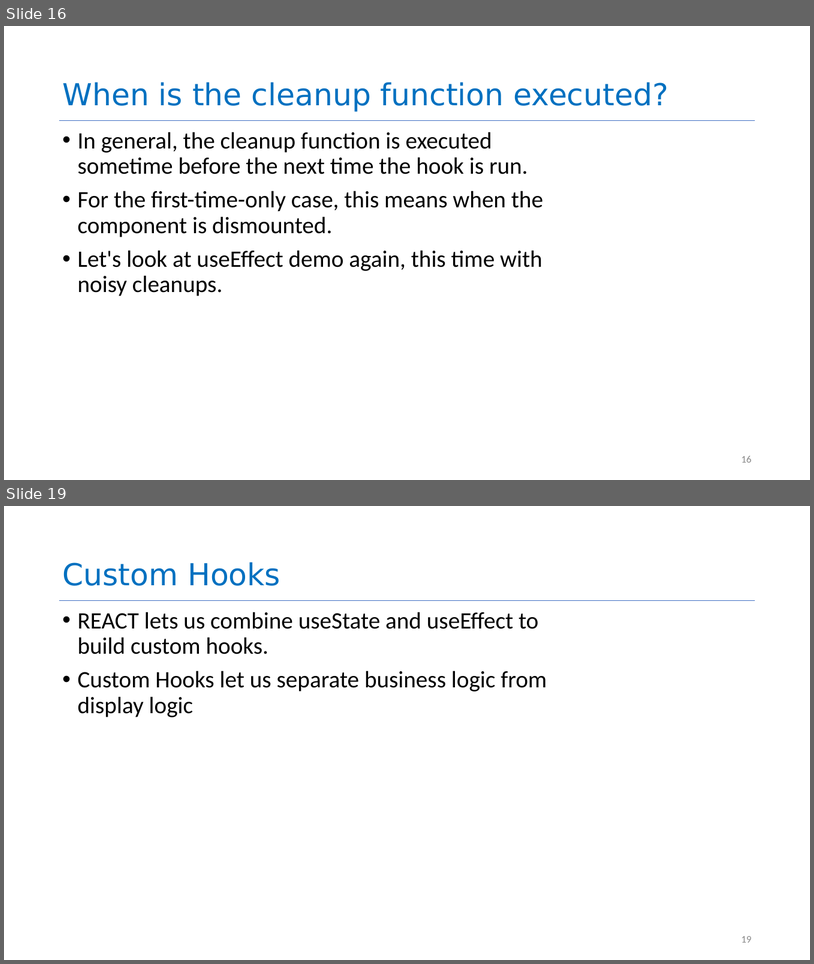
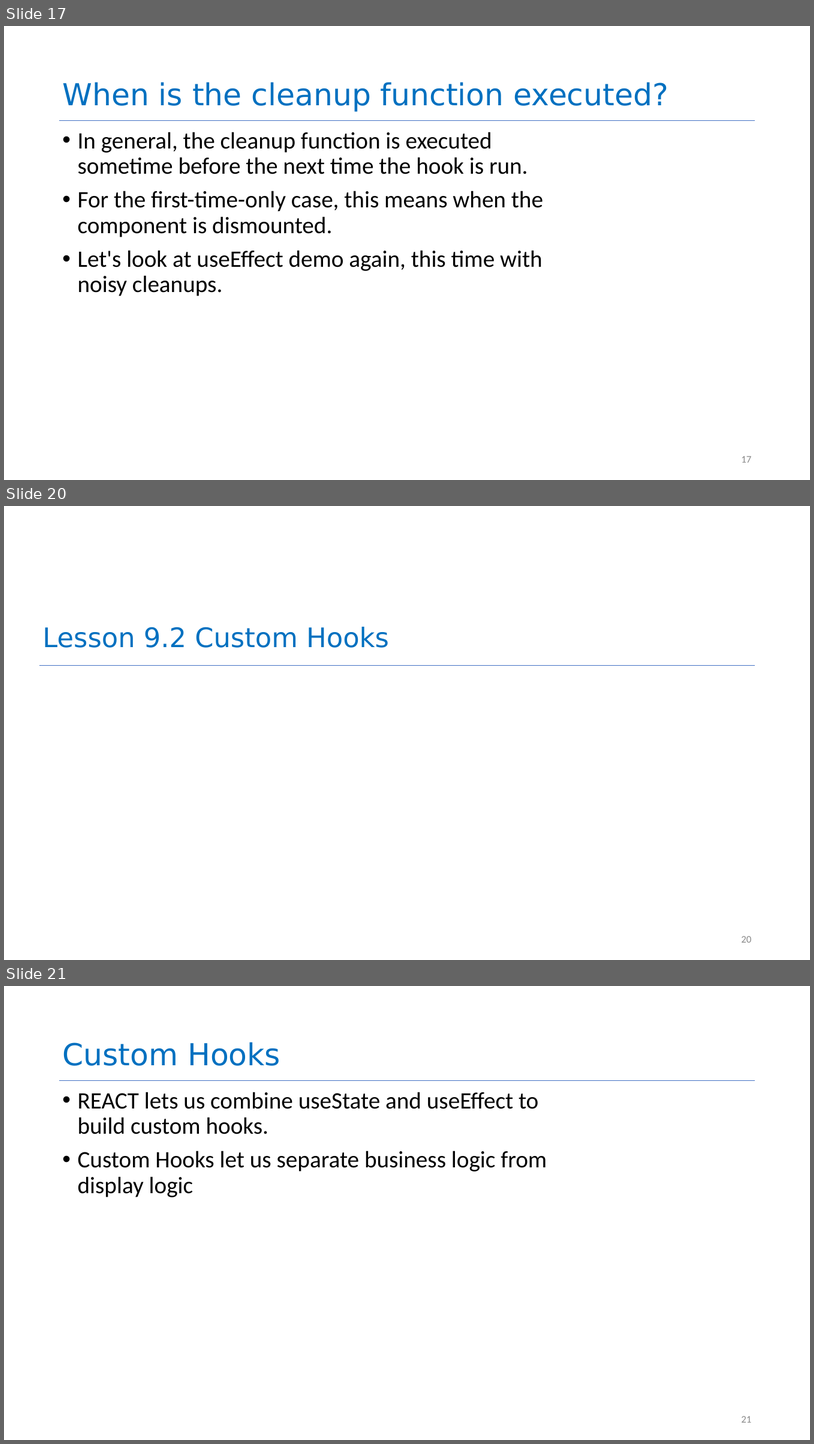
Before and after one commit to neu-se/CS4530-Spring-2025, a slide deck: Slides/Module 09 React Hooks.pptx. Shown one above the other, each under a label of ours: slides 16 and 19 before the commit, slides 17, 20 and 21 after it; the slides between them are not shown. The pictures are 814x964 and 814x1444 pixels, drawn with LibreOffice and Linux fonts; fonts in the diff are those of the drawing. Boxes give left, top, right and bottom in pixels: in the first picture for what was removed or moved away, otherwise in the second. Text is boxed around its words. In the diff, an @@ line names an element or a change of style, - is before the commit and + after.

```diff
--- a/Slides/Module 09 React Hooks.pptx
+++ b/Slides/Module 09 React Hooks.pptx
@@ slide 20 added at (x1=4, y1=506, x2=810, y2=960), background #FFFFFF @@
@@ title added at (x1=42, y1=627, x2=389, y2=648), 32 pt, text #0070C0 @@
+Lesson 9.2 Custom Hooks
@@ line added from (39, 666) to (755, 666), #4472C4 0.5 pt @@
@@ page number added at (x1=741, y1=936, x2=752, y2=942), 12 pt, text #888888 @@
+20
@@ what was slide 16 is now slide 17 @@
@@ page number at (x1=741, y1=456, x2=752, y2=462): text changed @@
-16
+17
@@ what was slide 19 is now slide 21 @@
@@ page number at (x1=741, y1=1416, x2=752, y2=1422): text changed @@
-19
+21
```
Also in this commit, not shown: 8 slides changed, 4 other slides added, 1 slide removed, 4 other files.
